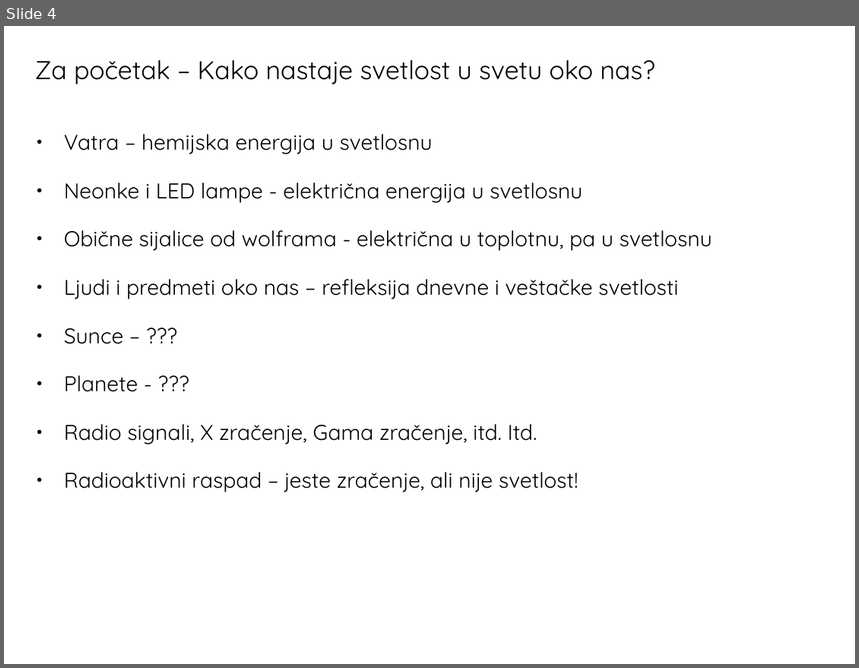
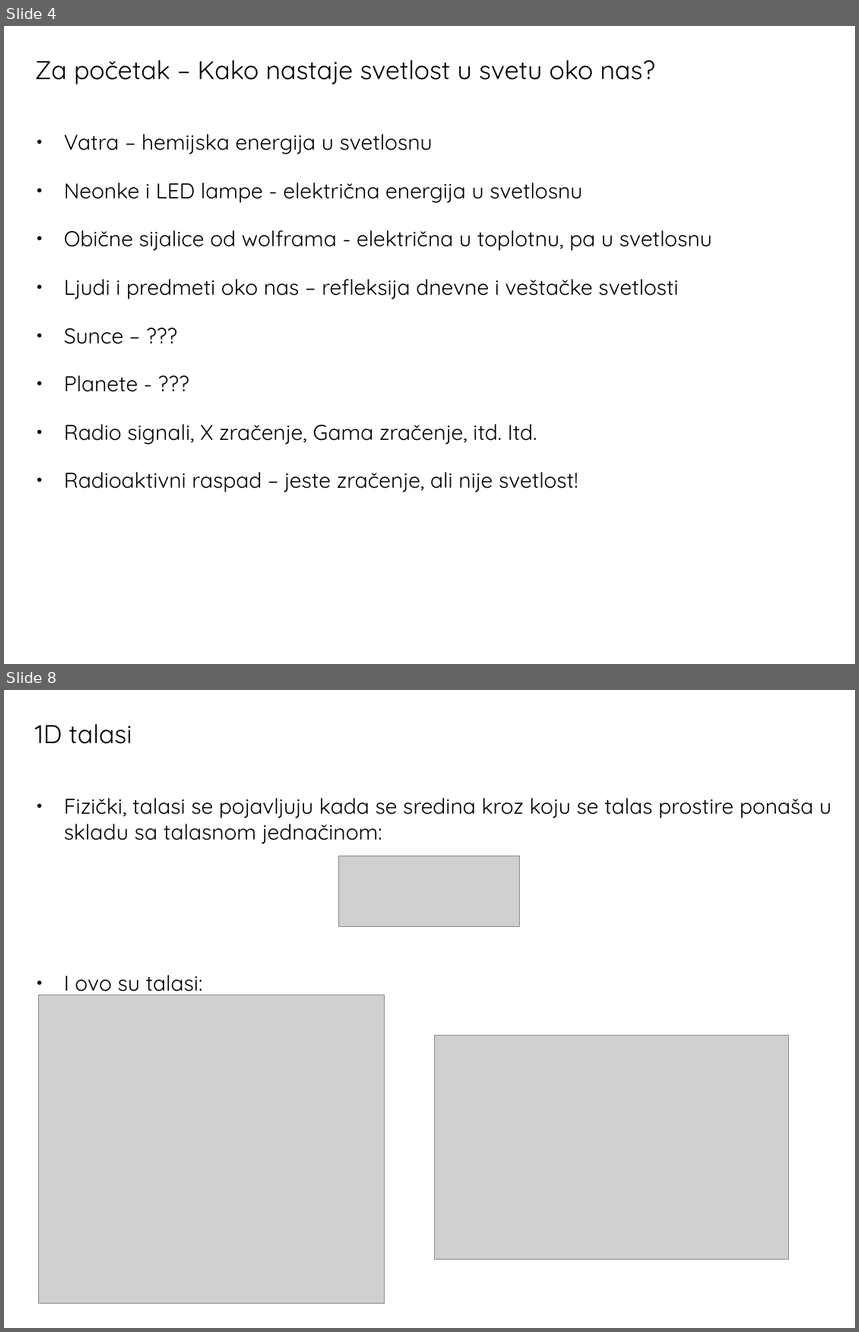
Before and after one commit to ivanzmilic/OPA22, a slide deck: Predavanje_06_EM_zracenje.odp. Shown one above the other, each under a label of ours: slide 4 before the commit, slides 4 and 8 after it; the slides between them are not shown. The pictures are 859x668 and 859x1332 pixels, drawn with LibreOffice and Linux fonts; fonts in the diff are those of the drawing; grey boxes stand for pictures. Boxes give left, top, right and bottom in pixels: in the first picture for what was removed or moved away, otherwise in the second. Text is boxed around its words. In the diff, an @@ line names an element or a change of style, - is before the commit and + after.

```diff
--- a/Predavanje_06_EM_zracenje.odp
+++ b/Predavanje_06_EM_zracenje.odp
@@ slide 8 added at bbox=[4, 690, 855, 1328], background #FFFFFF @@
@@ title added at bbox=[35, 724, 132, 744], 24 pt, text #000000 @@
+1D talasi
@@ text added at bbox=[64, 798, 832, 997], 20 pt, text #000000 @@
+● Fizički, talasi se pojavljuju kada se sredina kroz koju se talas prostire ponaša u skladu sa talasnom jednačinom:
+● I ovo su talasi:
@@ picture added at bbox=[339, 856, 520, 927] @@
@@ picture added at bbox=[39, 995, 385, 1304] @@
@@ picture added at bbox=[435, 1035, 789, 1259] @@
```
Also in this commit, not shown: 1 slide changed, 4 other slides added.
